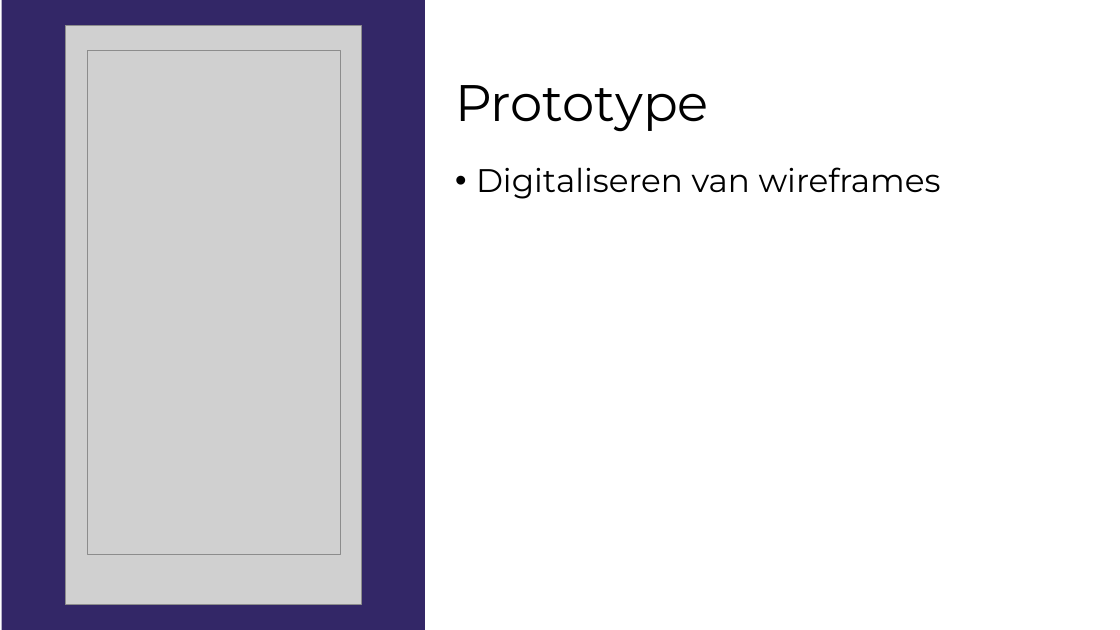
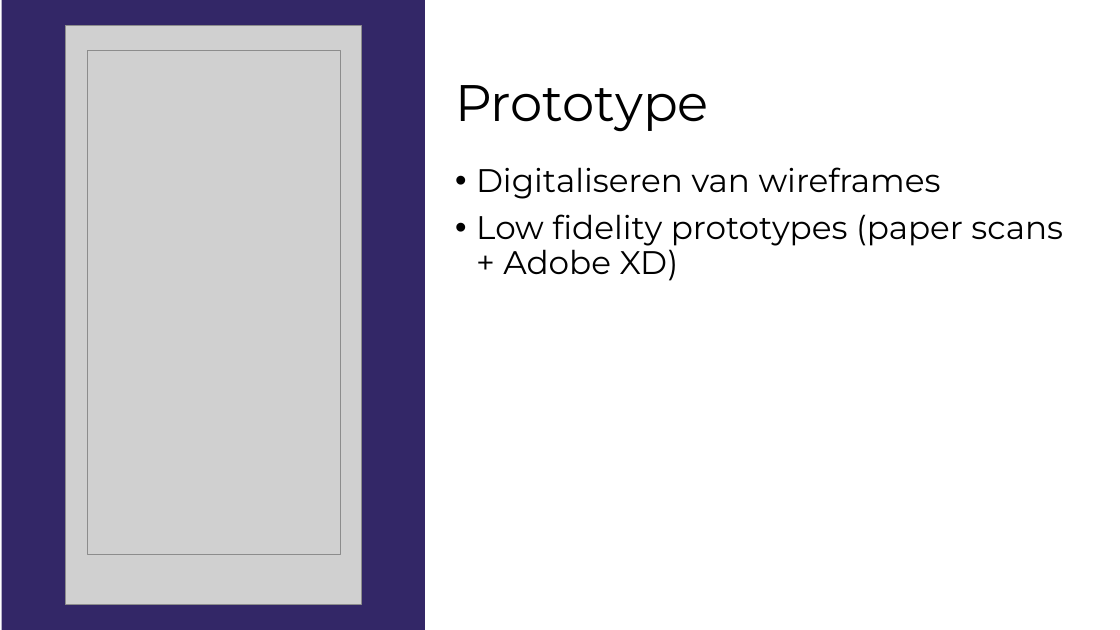
Before and after one commit to gdmgent-1819-mobdev2/positive-design-project-aura, a slide deck: slide 6 of research/AURA.pptx. Drawn at 1120x630 pixels with LibreOffice and Linux fonts; fonts in the diff are those of the drawing; grey boxes stand for pictures. Boxes give left, top, right and bottom in pixels: in the first picture for what was removed or moved away, otherwise in the second. Text is boxed around its words. In the diff, an @@ line names an element or a change of style, - is before the commit and + after.

Commit message:
Added some more text to ppt

```diff
--- a/research/AURA.pptx
+++ b/research/AURA.pptx
@@ text at (476,214,1063,281): paragraph added @@
+• Low fidelity prototypes (paper scans + Adobe XD)
```
Also in this commit, not shown: 2 other slides changed.
